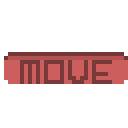
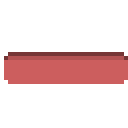
Comparing the layer stacks of the two 128px x 128px images. Changes:
added layer "Layer 3" above "Layer 2" over [20, 60, 112, 84]
